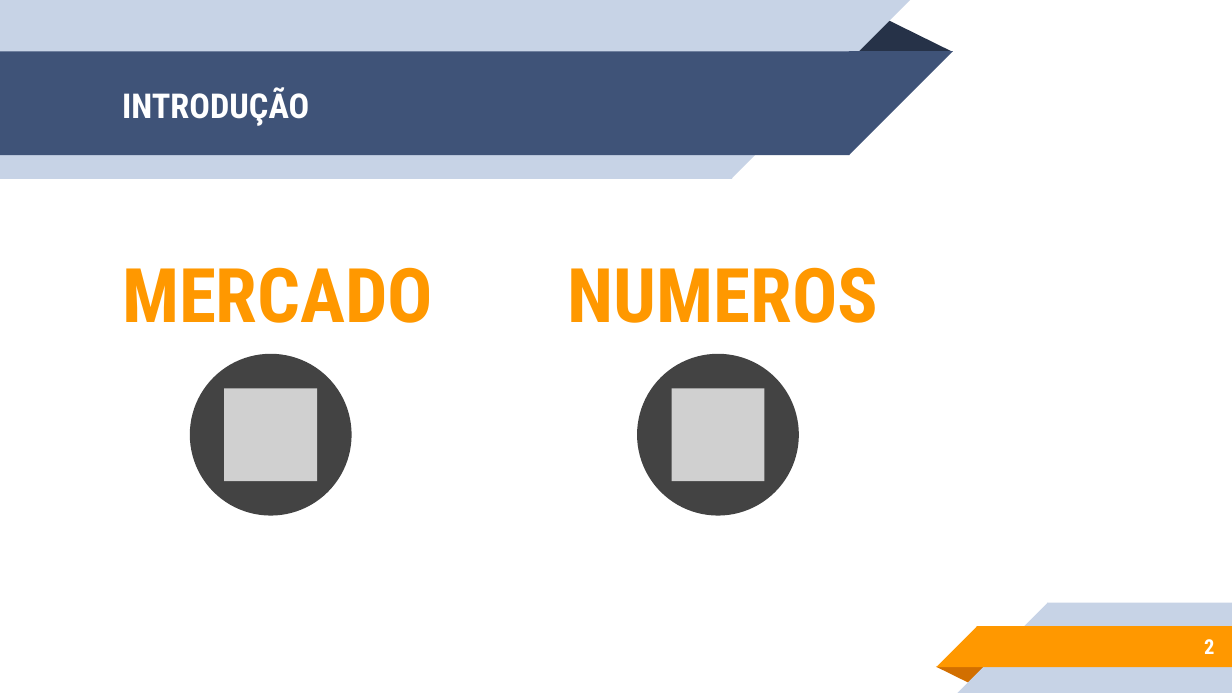
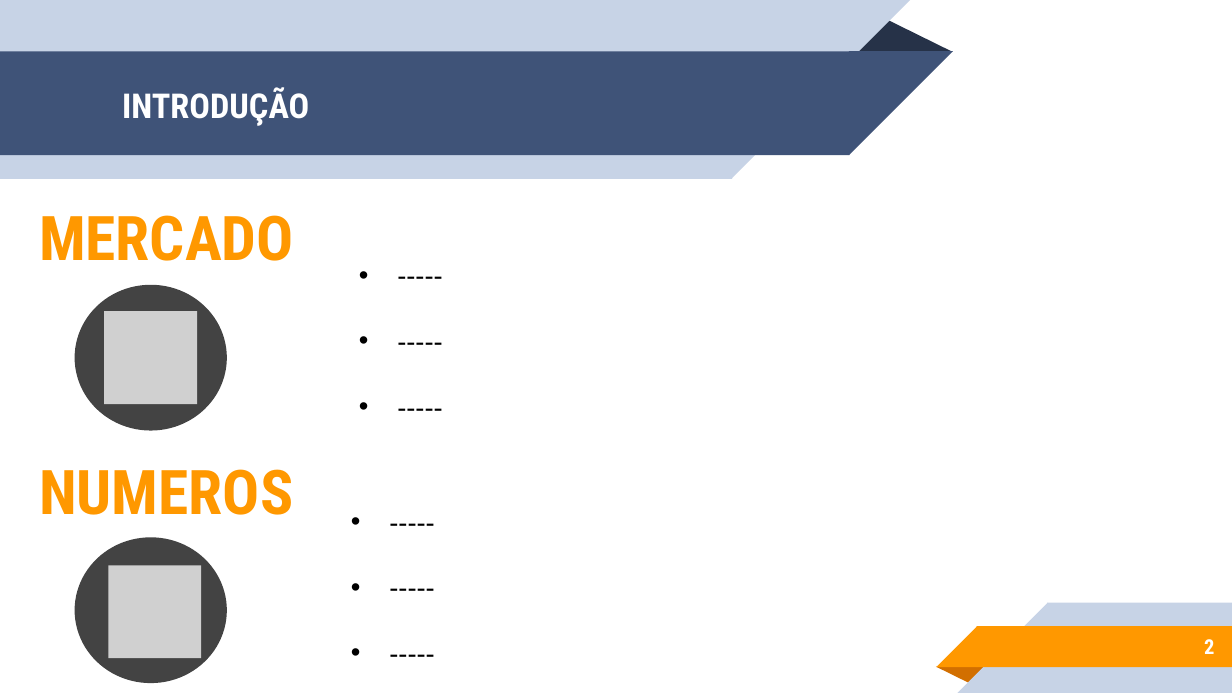
Before and after one commit to sergioetrindade/GRUPO-10-2ADSA, a slide deck: slide 2 of Documentação/ppts/Apresentação.pptx. Drawn at 1232x693 pixels with LibreOffice and Linux fonts; fonts in the diff are those of the drawing; grey boxes stand for pictures. Boxes give left, top, right and bottom in pixels: in the first picture for what was removed or moved away, otherwise in the second. Text is boxed around its words. In the diff, an @@ line names an element or a change of style, - is before the commit and + after.

Commit message:
PPT

```diff
--- a/Documentação/ppts/Apresentação.pptx
+++ b/Documentação/ppts/Apresentação.pptx
@@ text "MERCADO": place and size @@
-text "MERCADO" at [122, 267, 433, 323]
+text "MERCADO" at [39, 215, 294, 261]
@@ text "MERCADO" at [39, 215, 294, 261]: size 44 to 36 pt @@
@@ text added at [346, 253, 971, 489], 16 pt, text #000000 @@
+• -----
+• -----
+• -----
@@ ellipse: place and size @@
-ellipse at [190, 354, 351, 515]
+ellipse at [75, 285, 228, 430]
@@ picture added at [105, 312, 197, 404] @@
@@ picture removed at [224, 388, 317, 480] @@
@@ picture removed at [671, 388, 764, 480] @@
@@ text "NUMEROS" at [39, 469, 293, 515]: size 44 to 36 pt @@
@@ text "NUMEROS": place and size @@
-text "NUMEROS" at [567, 267, 878, 323]
+text "NUMEROS" at [39, 469, 293, 515]
@@ text added at [339, 499, 963, 693], 16 pt, text #000000 @@
+• -----
+• -----
+• -----
@@ ellipse: place and size @@
-ellipse at [637, 354, 798, 515]
+ellipse at [75, 537, 228, 683]
@@ picture added at [108, 565, 201, 658] @@
```
Also in this commit, not shown: 1 other slide changed, 6 slides added, 1 slide removed, 1 other file.
